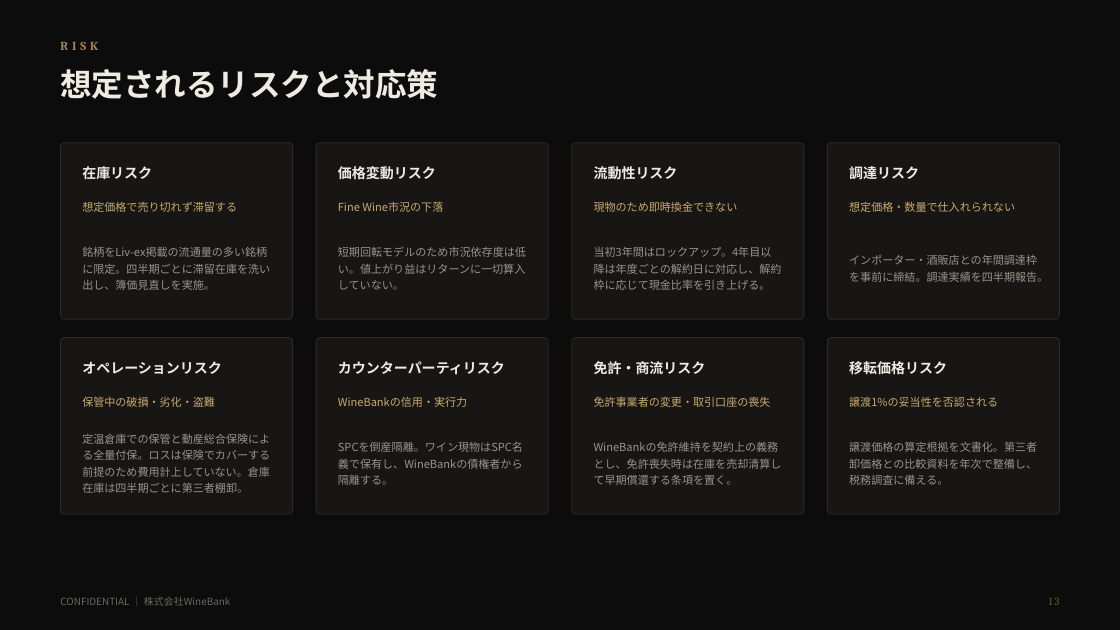
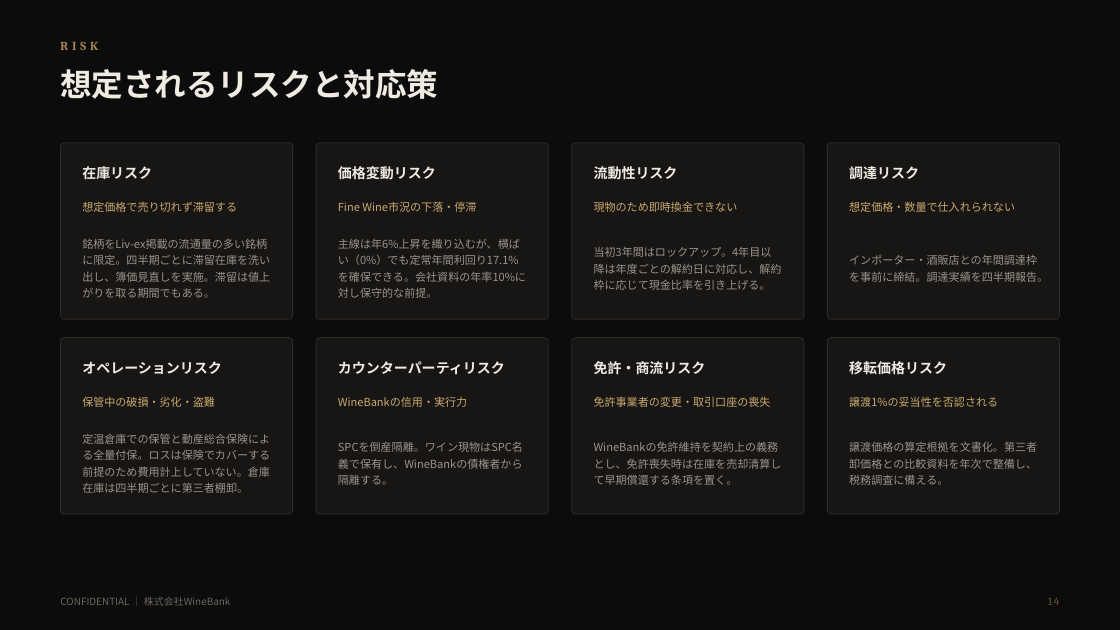
Before and after one commit to nakano-winebank/wine-auction, a slide deck: slide 15 of docs/wine-fund/WineBank_ワインファンドSPC組成提案_5億_20260811.pptx (slide 14 before the commit). Drawn at 1120x630 pixels with LibreOffice and Linux fonts; fonts in the diff are those of the drawing. Boxes give left, top, right and bottom in pixels: in the first picture for what was removed or moved away, otherwise in the second. Text is boxed around its words. In the diff, an @@ line names an element or a change of style, - is before the commit and + after.

```diff
--- a/docs/wine-fund/WineBank_ワインファンドSPC組成提案_5億_20260811.pptx
+++ b/docs/wine-fund/WineBank_ワインファンドSPC組成提案_5億_20260811.pptx
@@ text at bbox=[338, 202, 476, 212]: text changed @@
-Fine Wine市況の下落
+Fine Wine市況の下落・停滞
@@ text at bbox=[82, 239, 270, 298]: text changed @@
-銘柄をLiv-ex掲載の流通量の多い銘柄に限定。四半期ごとに滞留在庫を洗い出し、簿価見直しを実施。
+銘柄をLiv-ex掲載の流通量の多い銘柄に限定。四半期ごとに滞留在庫を洗い出し、簿価見直しを実施。滞留は値上がりを取る期間でもある。
@@ text at bbox=[338, 239, 526, 298]: text changed @@
-短期回転モデルのため市況依存度は低い。値上がり益はリターンに一切算入していない。
+主線は年6%上昇を織り込むが、横ばい（0%）でも定常年間利回り17.1%を確保できる。会社資料の年率10%に対し保守的な前提。
@@ text at bbox=[1048, 598, 1059, 605]: text changed @@
-13
+14
```
Also in this commit, not shown: 14 other slides changed, 1 slide added, 4 other files.
